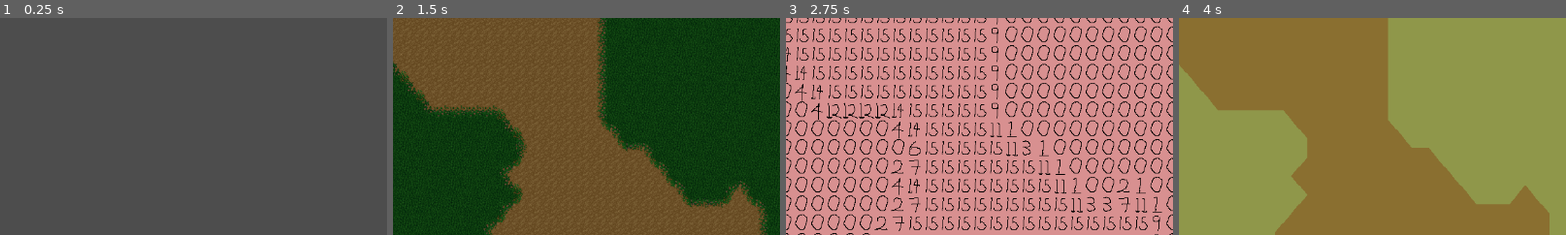
Above: before the commit, frames 1-4 (left to right).
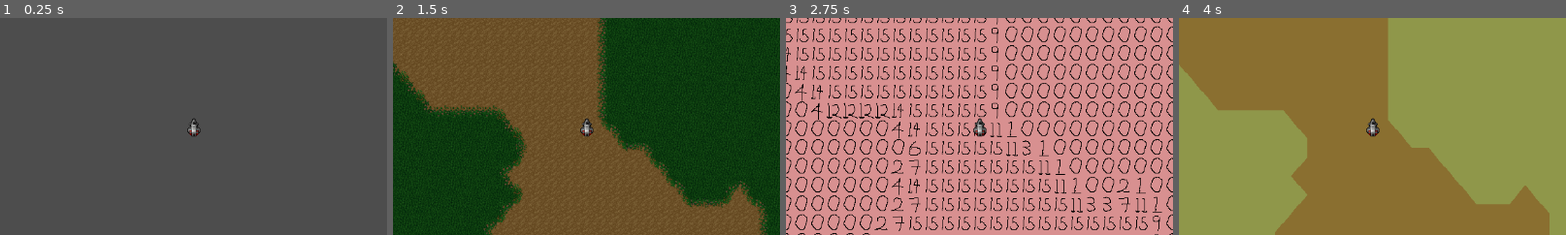
Above: after the commit, the same moments.

Repository: 28jb11/space-game
Game: Godot game, scene res://scenes/main.tscn
Same seed, same stepped clock (60 frames per second), same inputs: the game is played once before the commit and once after it.
Inputs:
- Up to frame 1 (0.25 s): no input
- Up to frame 2 (1.5 s): click "Generate Terrain Map" at 0.5 s; click "Plains" at 1.25 s
- Up to frame 3 (2.75 s): click "Test Sources" at 2 s
- Up to frame 4 (4 s): click "Numbers" at 2.75 s; click "Clear Tiles" at 3.5 s
The pictures show only the part of the screen within x 20-70%, y 20-70%; the shares and areas given below are measured in that part.

The runs differ from the first frame. In frame 1, 0.1% of the frame differs, in the area x 48-52%, y 46-55%; in frame 2, 0.2%; in frame 3, 0.2%; in frame 4, 0.2%, in the area x 48-52%, y 45-55%.

Commit message:
added basic player control with sprite animation

Diff:
--- a/scenes/main.tscn
+++ b/scenes/main.tscn
@@ -1,9 +1,10 @@
-[gd_scene load_steps=5 format=3 uid="uid://ce1sjbq7xhcqp"]
+[gd_scene load_steps=6 format=3 uid="uid://ce1sjbq7xhcqp"]
 
 [ext_resource type="Script" path="res://scripts/main.gd" id="1_m84iv"]
 [ext_resource type="PackedScene" uid="uid://b5r55cylmgmib" path="res://scenes/test_controls.tscn" id="2_jmnvw"]
 [ext_resource type="PackedScene" uid="uid://cx1e3nykaqi84" path="res://scenes/generate_terrain.tscn" id="3_gltsv"]
 [ext_resource type="PackedScene" uid="uid://cibp1nvgpnro" path="res://scenes/terrain_tiles.tscn" id="4_y3x28"]
+[ext_resource type="PackedScene" uid="uid://7wwl8blyrfx0" path="res://scenes/player.tscn" id="5_ivilu"]
 
 [node name="Main" type="Node"]
 script = ExtResource("1_m84iv")
@@ -13,3 +14,6 @@
 [node name="TerrainTiles" parent="." instance=ExtResource("4_y3x28")]
 
 [node name="TestControls" parent="." instance=ExtResource("2_jmnvw")]
+
+[node name="Player" parent="." instance=ExtResource("5_ivilu")]
+position = Vector2(518, 292)
--- a/scenes/player.tscn
+++ b/scenes/player.tscn
@@ -1,3 +1,101 @@
-[gd_scene format=3 uid="uid://7wwl8blyrfx0"]
+[gd_scene load_steps=9 format=3 uid="uid://7wwl8blyrfx0"]
+
+[ext_resource type="Script" path="res://scripts/player.gd" id="1_5j02p"]
+[ext_resource type="Texture2D" uid="uid://c5qbp06hq5s7r" path="res://resources/spaceships.png" id="2_72k2i"]
+
+[sub_resource type="CapsuleShape2D" id="CapsuleShape2D_vhiau"]
+
+[sub_resource type="Animation" id="Animation_4q51l"]
+resource_name = "idle"
+length = 0.1
+loop_mode = 2
+tracks/0/type = "value"
+tracks/0/imported = false
+tracks/0/enabled = true
+tracks/0/path = NodePath("Sprite2D:frame")
+tracks/0/interp = 1
+tracks/0/loop_wrap = true
+tracks/0/keys = {
+"times": PackedFloat32Array(0),
+"transitions": PackedFloat32Array(1),
+"update": 1,
+"values": [2]
+}
+
+[sub_resource type="Animation" id="Animation_e7oop"]
+length = 0.001
+tracks/0/type = "value"
+tracks/0/imported = false
+tracks/0/enabled = true
+tracks/0/path = NodePath("Sprite2D:frame")
+tracks/0/interp = 1
+tracks/0/loop_wrap = true
+tracks/0/keys = {
+"times": PackedFloat32Array(0),
+"transitions": PackedFloat32Array(1),
+"update": 1,
+"values": [2]
+}
+
+[sub_resource type="Animation" id="Animation_4y3a8"]
+resource_name = "turn_left"
+length = 0.2
+tracks/0/type = "value"
+tracks/0/imported = false
+tracks/0/enabled = true
+tracks/0/path = NodePath("Sprite2D:frame")
+tracks/0/interp = 1
+tracks/0/loop_wrap = true
+tracks/0/keys = {
+"times": PackedFloat32Array(0, 0.1),
+"transitions": PackedFloat32Array(1, 1),
+"update": 1,
+"values": [1, 0]
+}
+
+[sub_resource type="Animation" id="Animation_itl4b"]
+resource_name = "turn_right"
+length = 0.2
+tracks/0/type = "value"
+tracks/0/imported = false
+tracks/0/enabled = true
+tracks/0/path = NodePath("Sprite2D:frame")
+tracks/0/interp = 1
+tracks/0/loop_wrap = true
+tracks/0/keys = {
+"times": PackedFloat32Array(0, 0.1),
+"transitions": PackedFloat32Array(1, 1),
+"update": 1,
+"values": [3, 4]
+}
+
+[sub_resource type="AnimationLibrary" id="AnimationLibrary_fxah8"]
+_data = {
+"RESET": SubResource("Animation_e7oop"),
+"idle": SubResource("Animation_4q51l"),
+"turn_left": SubResource("Animation_4y3a8"),
+"turn_right": SubResource("Animation_itl4b")
+}
 
 [node name="Player" type="CharacterBody2D"]
+position = Vector2(215, 107)
+motion_mode = 1
+script = ExtResource("1_5j02p")
+
+[node name="Sprite2D" type="Sprite2D" parent="."]
+texture = ExtResource("2_72k2i")
+hframes = 5
+vframes = 6
+frame = 2
+region_enabled = true
+region_rect = Rect2(0, 0, 120, 168)
+
+[node name="CollisionShape2D" type="CollisionShape2D" parent="."]
+shape = SubResource("CapsuleShape2D_vhiau")
+
+[node name="AnimationPlayer" type="AnimationPlayer" parent="."]
+libraries = {
+"": SubResource("AnimationLibrary_fxah8")
+}
+
+[connection signal="animation_finished" from="AnimationPlayer" to="." method="_on_animation_player_animation_finished"]
--- /dev/null
+++ b/scripts/player.gd
@@ -0,0 +1,57 @@
+extends CharacterBody2D
+
+# Speed of the spaceship
+@export var speed = 200.0
+
+# Reference to the Sprite2D and AnimationPlayer nodes
+@onready var sprite = $Sprite2D
+@onready var animation_player = $AnimationPlayer
+
+var is_turning = false
+var current_animation = ""
+
+# Method to change the spaceship's appearance
+func change_spaceship_appearance(starting_frame: Vector2):
+	var frame_size = sprite.texture.get_size() / Vector2(sprite.hframes, sprite.vframes)
+	sprite.region_rect = Rect2(starting_frame, frame_size)
+
+func _process(delta):
+	velocity = Vector2.ZERO
+
+	if Input.is_action_pressed("ui_right"):
+		velocity.x += 1
+		if current_animation != "turn_right":
+			animation_player.play("turn_right")
+			current_animation = "turn_right"
+			is_turning = true
+	elif Input.is_action_pressed("ui_left"):
+		velocity.x -= 1
+		if current_animation != "turn_left":
+			animation_player.play("turn_left")
+			current_animation = "turn_left"
+			is_turning = true
+	else:
+		# Only play idle if currently not turning
+		if current_animation != "idle":
+			animation_player.play("idle")
+			current_animation = "idle"
+			is_turning = false
+
+	if Input.is_action_pressed("ui_down"):
+		velocity.y += 1
+	if Input.is_action_pressed("ui_up"):
+		velocity.y -= 1
+
+	if velocity != Vector2.ZERO:
+		velocity = velocity.normalized() * speed
+
+	move_and_slide()
+
+# This function will be called when the animation finishes
+func _on_AnimationPlayer_animation_finished(anim_name):
+	if anim_name == "turn_left" or anim_name == "turn_right":
+		# Stop on the last frame of the turning animation
+		animation_player.stop()
+		animation_player.seek(animation_player.current_animation_length, true)
+		is_turning = false
+		current_animation = "idle"
Binary file added: resources/spaceships.png
Not shown, added: resources/spaceships.png.import
Not shown, added: resources/spaceships.pxo
